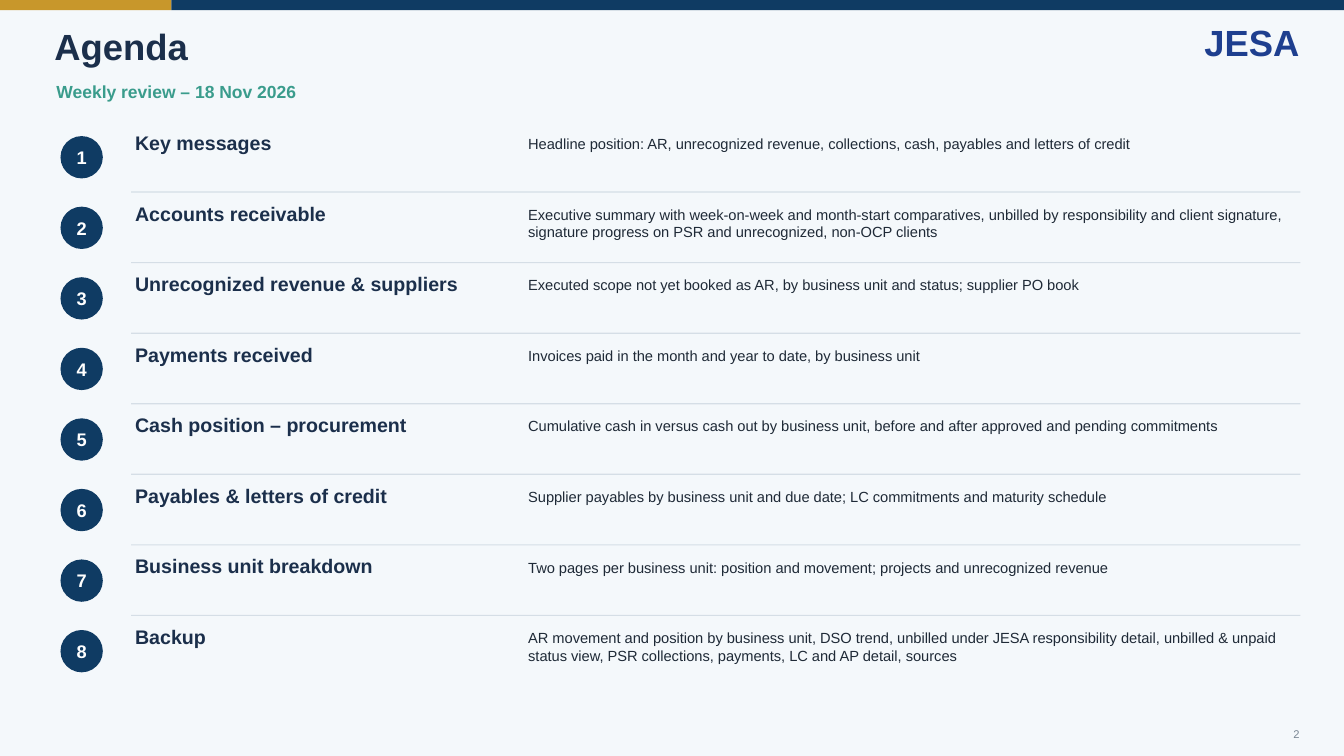
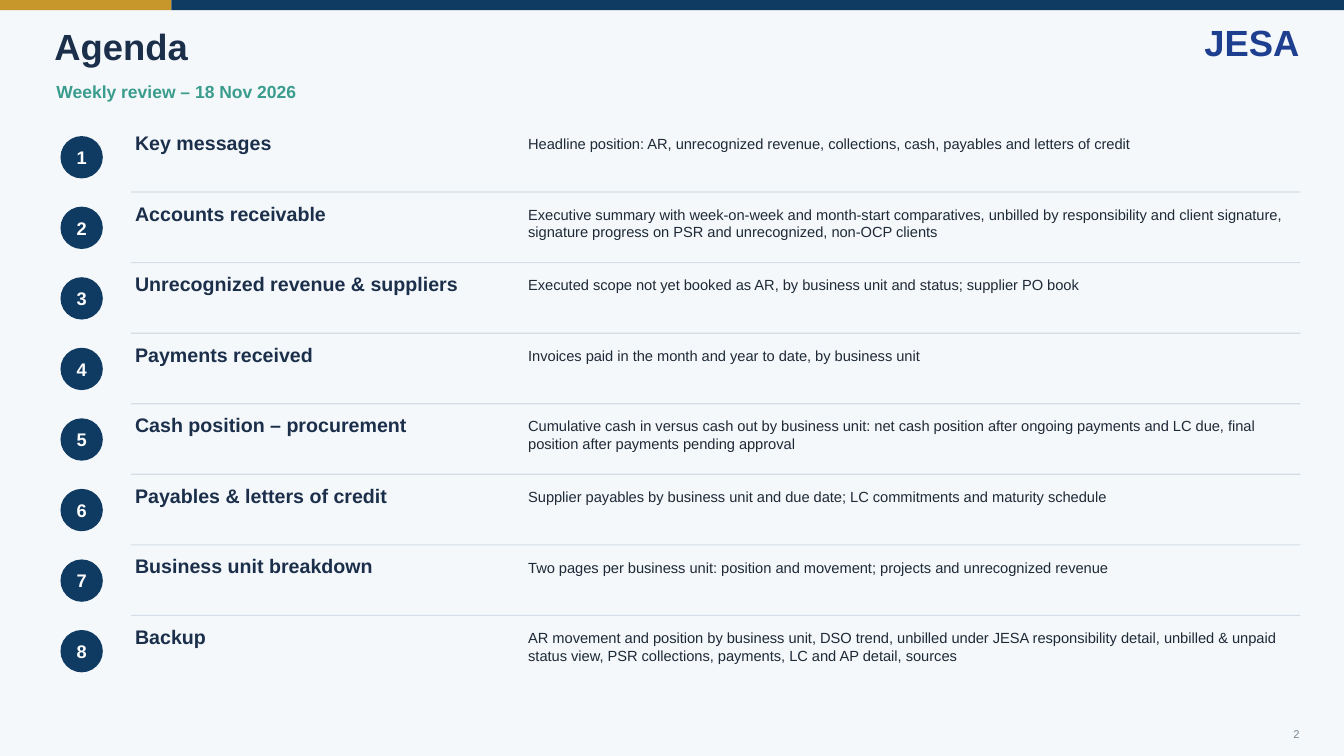
Before and after one commit to cherkaouihassan-art/Skills-Repo, a slide deck: slide 2 of weekly-ar-cash-deck/output/JESA_AR_Cash_Position_Nov_W3_2026-11-18.pptx. Drawn at 1344x756 pixels with LibreOffice and Linux fonts; fonts in the diff are those of the drawing. Boxes give left, top, right and bottom in pixels: in the first picture for what was removed or moved away, otherwise in the second. Text is boxed around its words. In the diff, an @@ line names an element or a change of style, - is before the commit and + after.

```diff
--- a/weekly-ar-cash-deck/output/JESA_AR_Cash_Position_Nov_W3_2026-11-18.pptx
+++ b/weekly-ar-cash-deck/output/JESA_AR_Cash_Position_Nov_W3_2026-11-18.pptx
@@ text at [528, 420, 1255, 452]: text changed @@
-Cumulative cash in versus cash out by business unit, before and after approved and pending commitments
+Cumulative cash in versus cash out by business unit: net cash position after ongoing payments and LC due, final position after payments pending approval
```
Also in this commit, not shown: 4 other slides changed, 6 other files.
